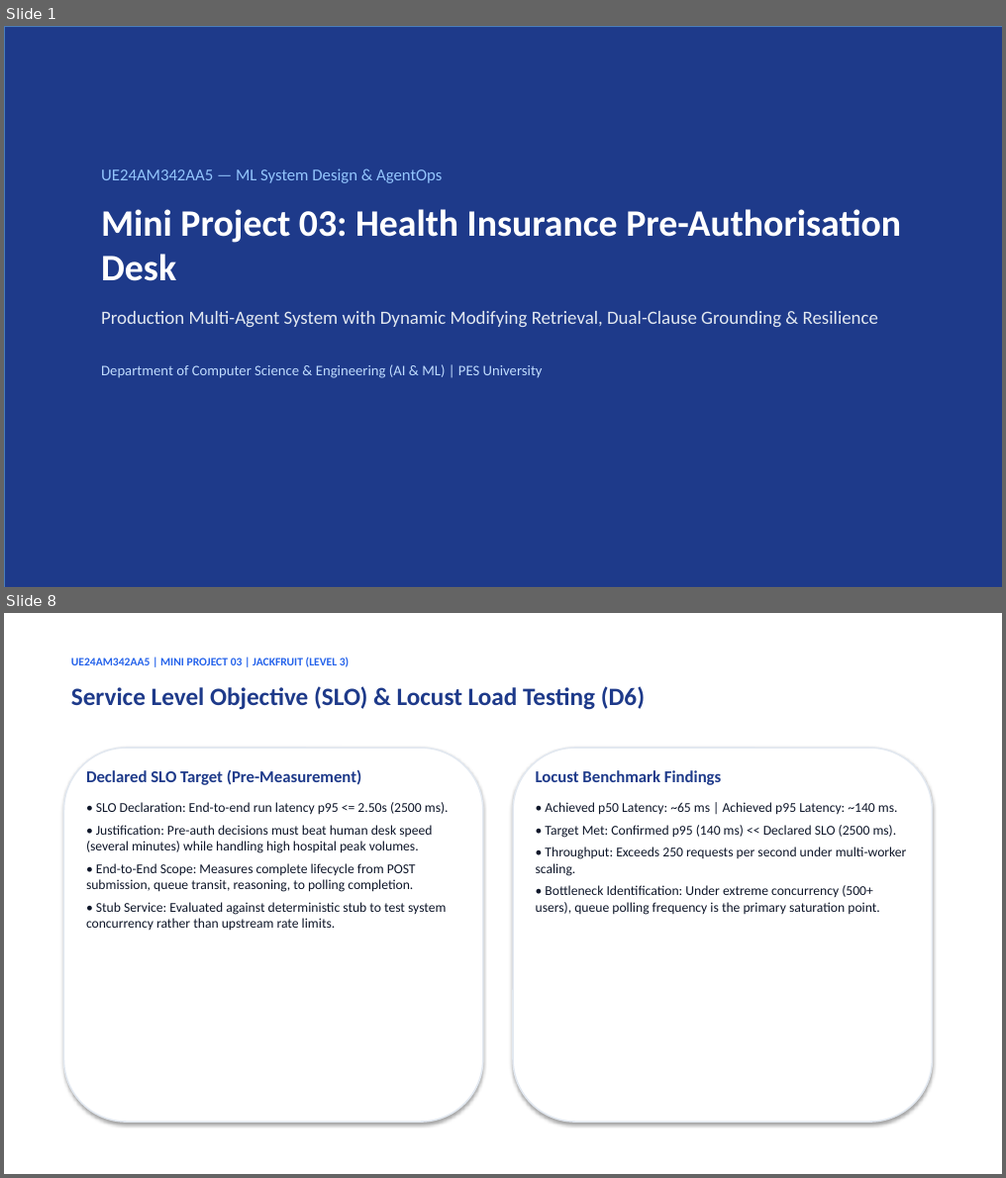
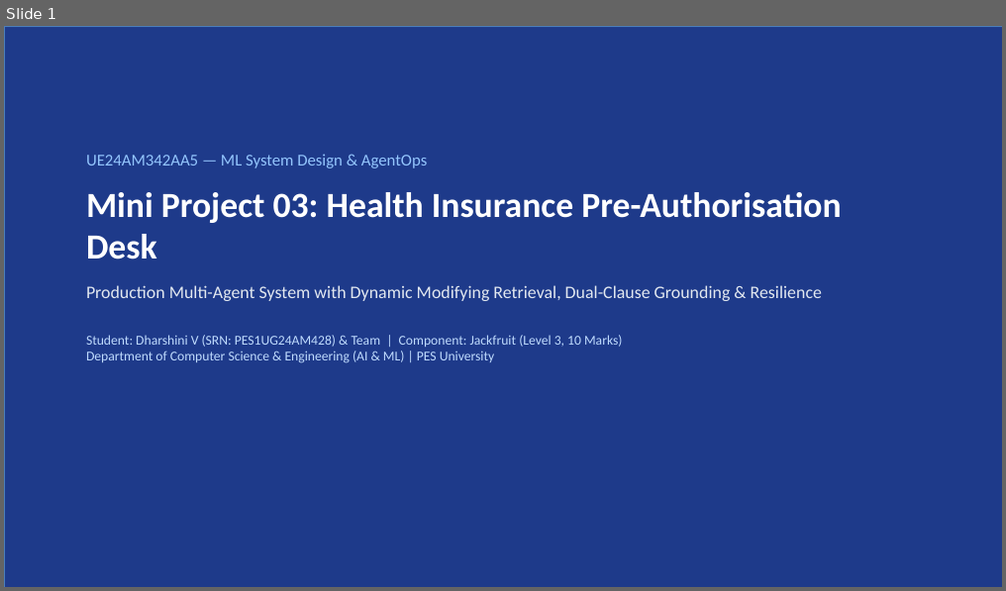
Before and after one commit to DharshiniPES/health-insurance-preauth-desk, a slide deck: PreAuthorisation_Desk_Presentation.pptx. Shown one above the other, each under a label of ours: slides 1 and 8 before the commit, slide 1 after it; the slides between them are not shown. The pictures are 1006x1178 and 1006x591 pixels, drawn with LibreOffice and Linux fonts; fonts in the diff are those of the drawing. Boxes give left, top, right and bottom in pixels: in the first picture for what was removed or moved away, otherwise in the second. Text is boxed around its words. In the diff, an @@ line names an element or a change of style, - is before the commit and + after.

```diff
--- a/PreAuthorisation_Desk_Presentation.pptx
+++ b/PreAuthorisation_Desk_Presentation.pptx
@@ slide 8 removed at box(4, 613, 1002, 1174), background #FFFFFF @@
@@ text removed at box(71, 657, 349, 667) @@
-UE24AM342AA5 | MINI PROJECT 03 | JACKFRUIT (LEVEL 3)
@@ text removed at box(71, 686, 645, 710) @@
-Service Level Objective (SLO) & Locust Load Testing (D6)
@@ rounded rectangle removed at box(63, 748, 483, 1122) @@
@@ rounded rectangle removed at box(513, 748, 933, 1122) @@
@@ text removed at box(86, 770, 449, 931) @@
-Declared SLO Target (Pre-Measurement)
-• SLO Declaration: End-to-end run latency p95 <= 2.50s (2500 ms).
-• Justification: Pre-auth decisions must beat human desk speed (several minutes) while handling high hospital peak volumes.
-• End-to-End Scope: Measures complete lifecycle from POST submission, queue transit, reasoning, to polling completion.
-• Stub Service: Evaluated against deterministic stub to test system concurrency rather than upstream rate limits.
@@ text removed at box(536, 770, 907, 915) @@
-Locust Benchmark Findings
-• Achieved p50 Latency: ~65 ms | Achieved p95 Latency: ~140 ms.
-• Target Met: Confirmed p95 (140 ms) << Declared SLO (2500 ms).
-• Throughput: Exceeds 250 requests per second under multi-worker scaling.
-• Bottleneck Identification: Under extreme concurrency (500+ users), queue polling frequency is the primary saturation point.
@@ slide 1 changed as well @@
@@ text "UE24AM342AA5 — ML System Design ...": place and size @@
-text "UE24AM342AA5 — ML System Design ..." at box(101, 169, 901, 378)
+text "UE24AM342AA5 — ML System Design ..." at box(86, 154, 841, 364)
@@ text at box(86, 154, 841, 301): size 36 to 34 pt in "Mini Project 03: Health Insurance Pre-Authorisation Desk"; size 18 to 17 pt in "Production Multi-Agent System with Dynamic Modifying Retriev ..."; less space between paragraphs @@
@@ text at box(86, 335, 622, 364): text changed; size 14 to 13 pt @@
-Department of Computer Science & Engineering (AI & ML) | PES University
+Student: Dharshini V (SRN: PES1UG24AM428) & Team | Component: Jackfruit (Level 3, 10 Marks)
+Department of Computer Science & Engineering (AI & ML) | PES University
```
Also in this commit, not shown: 4 other slides changed, 7 slides added, 4 other slides removed, 5 other files.
